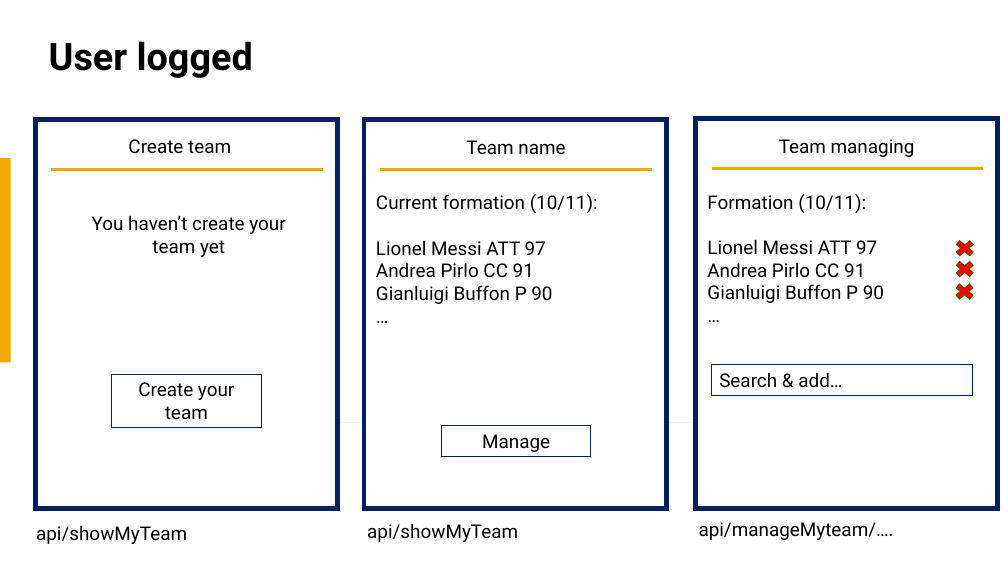
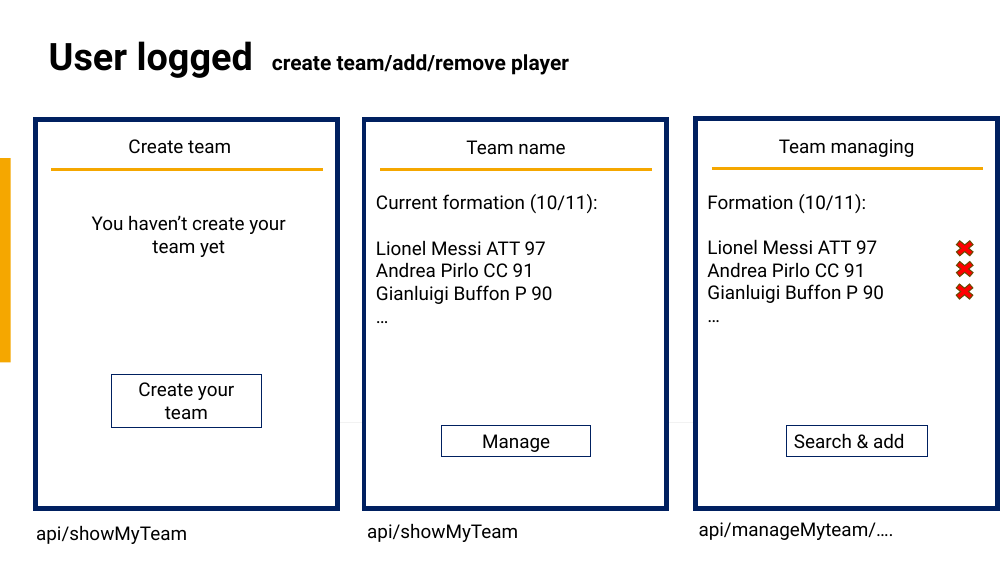
Before and after one commit to EnomisLP/Football, a slide deck: slide 18 of Large scale database mock-ups.pptx (slide 10 before the commit). Drawn at 1008x567 pixels with LibreOffice and Linux fonts; fonts in the diff are those of the drawing. Boxes give left, top, right and bottom in pixels: in the first picture for what was removed or moved away, otherwise in the second. Text is boxed around its words. In the diff, an @@ line names an element or a change of style, - is before the commit and + after.

```diff
--- a/Large scale database mock-ups.pptx
+++ b/Large scale database mock-ups.pptx
@@ title at (49, 41, 569, 78): text changed; size 36 to 20 pt @@
-User logged
+User logged create team/add/remove player
@@ rectangle "Search & add": place and size @@
-rectangle "Search & add" at (712, 364, 973, 395)
+rectangle "Search & add" at (786, 426, 927, 456)
@@ text in rectangle at (794, 433, 905, 449): text changed @@
-Search & add…
+Search & add
```
Also in this commit, not shown: 19 other slides changed, 10 slides added, 4 other files.
